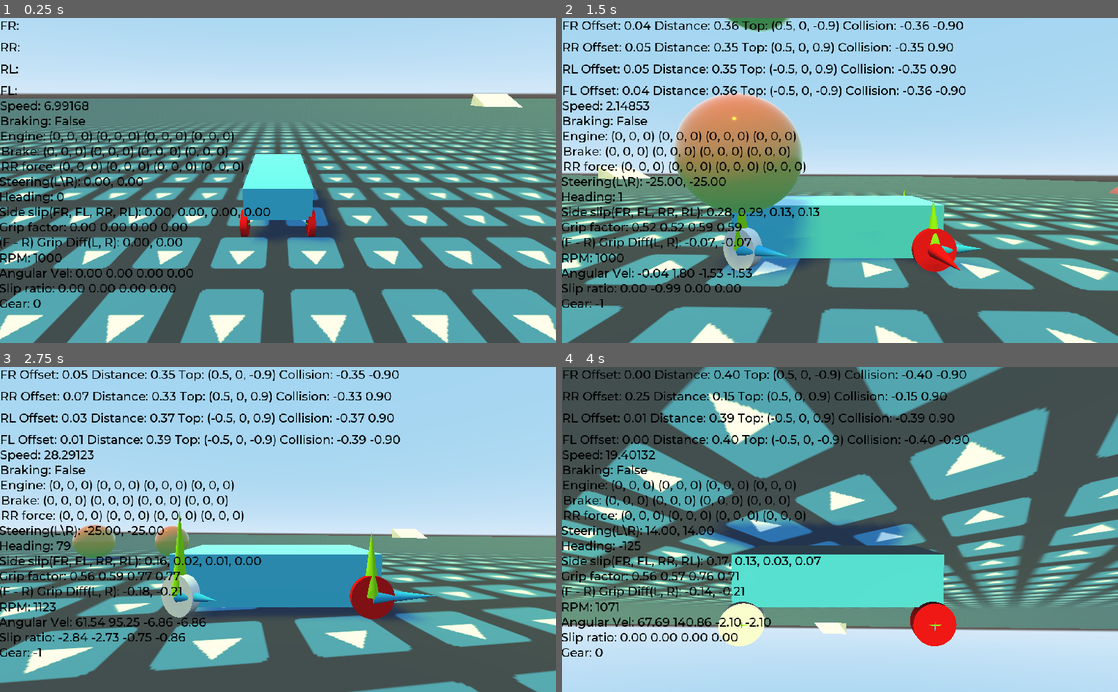
Above: before the commit, frames 1-4 (two rows, left to right).
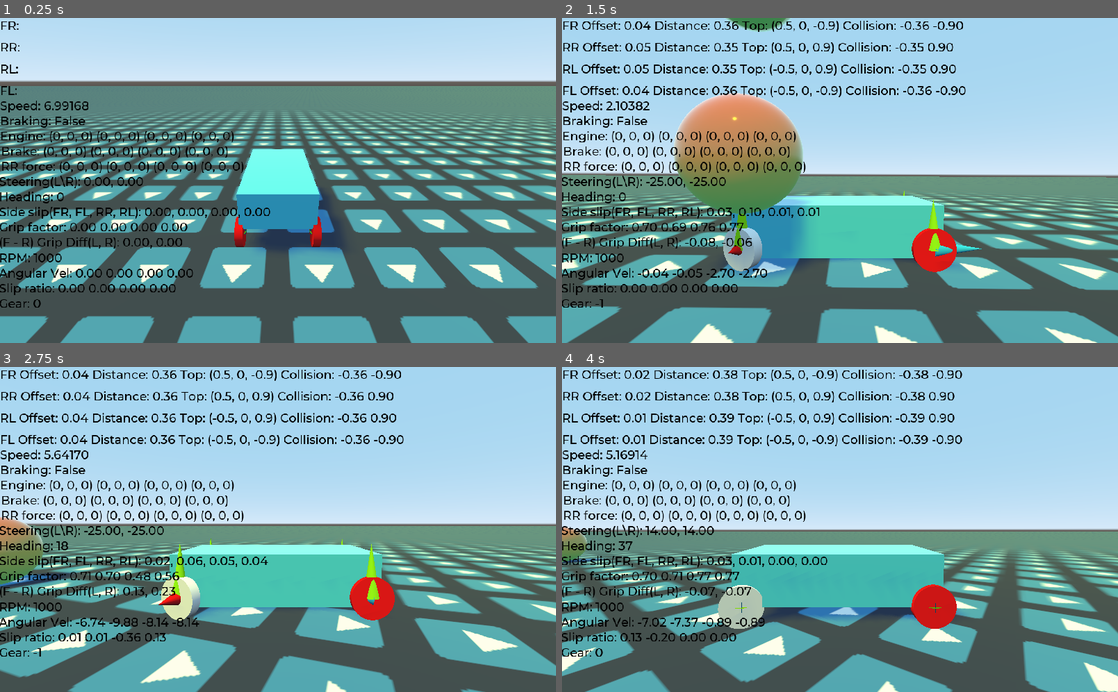
Above: after the commit, the same moments.

Repository: nxidplease/Car-Prototype
Game: Godot game, scene res://Main.tscn
Same seed, same stepped clock (60 frames per second), same inputs: the game is played once before the commit and once after it. The engine's default icon, where the game draws it, is replaced by a stand-in: a white triangle on a blue panel in a dark square.
Inputs:
- Up to frame 1 (0.25 s): no input
- Up to frame 2 (1.5 s): tap Enter (drop_ball) at 0.5, 1.35 s; hold Right (ui_right) 0.53-1.28 s; tap C (cycle_camera) at 0.6 s; tap Space (jump) at 0.77 s; hold Z (gear_down) from 1.28 s (still down)
- Up to frame 3 (2.75 s): tap Space (jump) at 1.52 s; release Z (gear_down) at 2.03 s; hold Right (ui_right) from 2.03 s (still down); tap B (look_back) at 2.1 s
- Up to frame 4 (4 s): release Right (ui_right) at 2.78 s; hold A (gear_up) 2.78-3.53 s; tap Q (look_left) at 2.85 s; tap Space (jump) at 3.02, 3.77 s; hold Left (ui_left) from 3.53 s (still down); tap E (look_right) at 3.6 s

The runs differ from the first frame. In frame 1, 43% of the frame differs, in the area x 0-100%, y 19-100%; in frame 2, 3.3%; in frame 3, 37%; in frame 4, 95%, in the area x 0-100%, y 0-100%.

Commit message:
- Fix reverse gear by using the correct signs on the slip ratio formula - Fix oscilating steering force by using

Diff:
--- a/Camera.gd
+++ b/Camera.gd
@@ -2,6 +2,9 @@
 export(NodePath) var car_path
 export(float) var up_offset = 1.5
 export(float) var back_offset = 3.5
+#export(float) var max_distance = 4
+#export(float) var min_distance = 2
+#export var height = 1.5
 
 onready var car: RigidBody = get_node(car_path)
 
@@ -10,6 +13,25 @@
 func _ready():
 	if !current:
 		set_process(false)
+
+#func cool_camera():
+#	var target = car.get_global_transform().origin
+#	var pos = get_global_transform().origin
+#
+#	var from_target = pos - target
+#
+#	# Check ranges.
+#	if from_target.length() < min_distance:
+#		from_target = from_target.normalized() * min_distance
+#	elif from_target.length() > max_distance:
+#		from_target = from_target.normalized() * max_distance
+#
+#	from_target.y = height
+#
+#	pos = target + from_target
+#
+#	look_at_from_position(pos, target, Vector3.UP)
+
 
 func _process(_delta):
 #	project car facing onto ground and normalize(important if car is tilting back/forward
--- a/Car.gd
+++ b/Car.gd
@@ -296,9 +296,17 @@
 
 #	var tire_forward_vel = ground_vel_at_wheel.project(wheel.transform.basis.z)
 #	var tire_side_vel = ground_vel_at_wheel.project(wheel.global_transform.basis.x)
-	var steering_vel = ground_vel_at_wheel.project(wheel.global_transform.basis.x)
+	# Removing any y component resulting from body roll
+#	var pure_side_dir = wheel.global_transform.basis.x - wheel.global_transform.basis.x.project(Vector3.UP)
+	var pure_side_dir = wheel.global_transform.basis.x
+	var steering_vel = ground_vel_at_wheel.project(pure_side_dir)
+
+	var steering_vel_scalar = ground_vel_at_wheel.dot(pure_side_dir)
 
 	var side_to_total_vel_ratio = steering_vel.length() / ground_vel_at_wheel.length()
+
+#	if wheel.name == 'FR':
+#		print('Steer Vel: %3.2f' % steering_vel_scalar)
 
 
 	var grip_factor
@@ -314,11 +322,11 @@
 
 	gripFactors[wheelArrIndex[wheel.name]] = grip_factor
 
-	var steer_force: Vector3 = -steering_vel * wheel.tyre_mass * grip_factor / state.step
+	var steer_force: Vector3 = -steering_vel * mass/4.0 * grip_factor / state.step
 
 	var size_before: float = steer_force.length()
 
-	steer_force = steer_force.limit_length(175.0)
+#	steer_force = steer_force.limit_length(max_steer_force)
 
 	var size_after = steer_force.length()
 
--- a/Engine.gd
+++ b/Engine.gd
@@ -89,8 +89,8 @@
 
 func update_engine(rolling_rpm: float, dt: float):
 
-	if currentGear == 0:
-		print("Help!")
+#	if currentGear == 0:
+#		print("Help!")
 
 	var rolling_eng_rpm = rolling_rpm * final_drive * gear_ratios[currentGear]
 	var rpmChange = _get_engine_torque_by_rpm(currentRpm) * throttle - engine_friction * currentRpm
--- a/FrontGripCurve.tres
+++ b/FrontGripCurve.tres
@@ -1,4 +1,4 @@
 [gd_resource type="Curve" format=2]
 
 [resource]
-_data = [ Vector2( 0, 0.6 ), 0.0, -0.261315, 0, 0, Vector2( 0.331606, 0.507955 ), -0.37392, -0.37392, 0, 0, Vector2( 0.569948, 0.107955 ), -0.0615629, -0.0615629, 0, 0, Vector2( 1, 0.0454545 ), -0.197746, 0.0, 0, 0 ]
+_data = [ Vector2( 0, 0.710227 ), 0.0, -0.261315, 0, 0, Vector2( 0.316667, 0.628409 ), -0.37392, -0.37392, 0, 0, Vector2( 0.569948, 0.107955 ), -0.0615629, -0.0615629, 0, 0, Vector2( 1, 0.0454545 ), -0.197746, 0.0, 0, 0 ]
--- a/Main.tscn
+++ b/Main.tscn
@@ -53,7 +53,7 @@
 shadow_enabled = true
 
 [node name="Car" parent="." instance=ExtResource( 1 )]
-transform = Transform( 1, 0, 0, 0, 1, 0, 0, 0, 1, 0, 2.3049, -463.153 )
+transform = Transform( 1, 0, 0, 0, 1, 0, 0, 0, 1, 0, 2.3049, -3.16119 )
 mass = 30.0
 engineForceCurve = SubResource( 4 )
 front_grip_curve = ExtResource( 9 )
@@ -73,11 +73,11 @@
 
 [node name="CarEngine" type="Node" parent="Car"]
 script = ExtResource( 10 )
-a = 500
-b = 36
-c = 0.2
-d = 5500
-f = 830
+a = 540
+b = 200
+c = 1.1
+d = 4400
+f = 4000
 engine_break = 0.1
 engine_friction = 0.05
 
@@ -242,23 +242,133 @@
 current = true
 script = ExtResource( 4 )
 car_path = NodePath("../Car")
-back_offset = 4.0
 
 [node name="Obstacle" parent="." instance=ExtResource( 6 )]
-transform = Transform( 0.361625, 0, 0.932324, 0, 1, 0, -0.932324, 0, 0.361625, -6.3145, 0.738617, -481.332 )
-collision_mask = 0
-
-[node name="Obstacle2" parent="." instance=ExtResource( 6 )]
-transform = Transform( 0.313516, 0.498367, 0.808293, -0.180222, 0.866966, -0.464639, -0.932324, 0, 0.361625, -8.22008, 0.769534, -477.08 )
-collision_mask = 0
-
-[node name="Obstacle3" parent="." instance=ExtResource( 6 )]
-transform = Transform( -0.174092, -0.021553, 0.984493, -0.287664, 0.957264, -0.0299121, -0.941776, -0.288411, -0.172853, 21.3984, 0.794165, -477.08 )
+transform = Transform( 0.361625, 0, 0.932324, 0, 1, 0, -0.932324, 0, 0.361625, -6.3145, 1.46152, -481.332 )
 collision_mask = 0
 
 [node name="Ramp" parent="." instance=ExtResource( 7 )]
 transform = Transform( 0.967237, 0, -0.253876, 0, 1, 0, 0.253876, 0, 0.967237, -37.0314, 2.50454, -425.534 )
 collision_mask = 0
+
+[node name="Obstacle3" parent="." instance=ExtResource( 6 )]
+transform = Transform( -4.37114e-08, 0, -1, 0, 1, 0, 1, 0, -4.37114e-08, -11.9169, 1.333, -413.931 )
+collision_mask = 0
+
+[node name="Obstacle4" parent="." instance=ExtResource( 6 )]
+transform = Transform( -4.37114e-08, 0, -1, 0, 1, 0, 1, 0, -4.37114e-08, -11.9169, 1.333, -413.416 )
+collision_mask = 0
+
+[node name="Obstacle5" parent="." instance=ExtResource( 6 )]
+transform = Transform( -4.37114e-08, 0, -1, 0, 1, 0, 1, 0, -4.37114e-08, -11.9169, 1.333, -412.925 )
+collision_mask = 0
+
+[node name="Obstacle6" parent="." instance=ExtResource( 6 )]
+transform = Transform( -4.37114e-08, 0, -1, 0, 1, 0, 1, 0, -4.37114e-08, -11.9169, 1.333, -412.409 )
+collision_mask = 0
+
+[node name="Obstacle7" parent="." instance=ExtResource( 6 )]
+transform = Transform( -4.37114e-08, 0, -1, 0, 1, 0, 1, 0, -4.37114e-08, -11.9169, 1.333, -411.898 )
+collision_mask = 0
+
+[node name="Obstacle8" parent="." instance=ExtResource( 6 )]
+transform = Transform( -4.37114e-08, 0, -1, 0, 1, 0, 1, 0, -4.37114e-08, -11.9169, 1.333, -411.383 )
+collision_mask = 0
+
+[node name="Obstacle9" parent="." instance=ExtResource( 6 )]
+transform = Transform( -4.37114e-08, 0, -1, 0, 1, 0, 1, 0, -4.37114e-08, -11.9169, 1.333, -410.891 )
+collision_mask = 0
+
+[node name="Obstacle11" parent="." instance=ExtResource( 6 )]
+transform = Transform( -4.37114e-08, 0, -1, 0, 1, 0, 1, 0, -4.37114e-08, -11.9169, 1.333, -409.9 )
+collision_mask = 0
+
+[node name="Obstacle12" parent="." instance=ExtResource( 6 )]
+transform = Transform( -4.37114e-08, 0, -1, 0, 1, 0, 1, 0, -4.37114e-08, -11.9169, 1.333, -409.384 )
+collision_mask = 0
+
+[node name="Obstacle13" parent="." instance=ExtResource( 6 )]
+transform = Transform( -4.37114e-08, 0, -1, 0, 1, 0, 1, 0, -4.37114e-08, -11.9169, 1.333, -408.893 )
+collision_mask = 0
+
+[node name="Obstacle14" parent="." instance=ExtResource( 6 )]
+transform = Transform( -4.37114e-08, 0, -1, 0, 1, 0, 1, 0, -4.37114e-08, -11.9169, 1.333, -408.377 )
+collision_mask = 0
+
+[node name="Obstacle15" parent="." instance=ExtResource( 6 )]
+transform = Transform( -4.37114e-08, 0, -1, 0, 1, 0, 1, 0, -4.37114e-08, -11.9169, 1.333, -407.866 )
+collision_mask = 0
+
+[node name="Obstacle16" parent="." instance=ExtResource( 6 )]
+transform = Transform( -4.37114e-08, 0, -1, 0, 1, 0, 1, 0, -4.37114e-08, -11.9169, 1.333, -407.351 )
+collision_mask = 0
+
+[node name="Obstacle17" parent="." instance=ExtResource( 6 )]
+transform = Transform( -4.37114e-08, 0, -1, 0, 1, 0, 1, 0, -4.37114e-08, -11.9169, 1.333, -406.86 )
+collision_mask = 0
+
+[node name="Obstacle18" parent="." instance=ExtResource( 6 )]
+transform = Transform( -4.37114e-08, 0, -1, 0, 1, 0, 1, 0, -4.37114e-08, -11.9169, 1.333, -406.483 )
+collision_mask = 0
+
+[node name="Obstacle19" parent="." instance=ExtResource( 6 )]
+transform = Transform( -4.37114e-08, 0, -1, 0, 1, 0, 1, 0, -4.37114e-08, -11.9169, 1.333, -405.968 )
+collision_mask = 0
+
+[node name="Obstacle20" parent="." instance=ExtResource( 6 )]
+transform = Transform( -4.37114e-08, 0, -1, 0, 1, 0, 1, 0, -4.37114e-08, -11.9169, 1.333, -405.477 )
+collision_mask = 0
+
+[node name="Obstacle21" parent="." instance=ExtResource( 6 )]
+transform = Transform( -4.37114e-08, 0, -1, 0, 1, 0, 1, 0, -4.37114e-08, -11.9169, 1.333, -404.961 )
+collision_mask = 0
+
+[node name="Obstacle22" parent="." instance=ExtResource( 6 )]
+transform = Transform( -4.37114e-08, 0, -1, 0, 1, 0, 1, 0, -4.37114e-08, -11.9169, 1.333, -404.45 )
+collision_mask = 0
+
+[node name="Obstacle23" parent="." instance=ExtResource( 6 )]
+transform = Transform( -4.37114e-08, 0, -1, 0, 1, 0, 1, 0, -4.37114e-08, -11.9169, 1.333, -403.935 )
+collision_mask = 0
+
+[node name="Obstacle24" parent="." instance=ExtResource( 6 )]
+transform = Transform( -4.37114e-08, 0, -1, 0, 1, 0, 1, 0, -4.37114e-08, -11.9169, 1.333, -403.443 )
+collision_mask = 0
+
+[node name="Obstacle25" parent="." instance=ExtResource( 6 )]
+transform = Transform( -4.37114e-08, 0, -1, 0, 1, 0, 1, 0, -4.37114e-08, -11.9169, 1.333, -402.909 )
+collision_mask = 0
+
+[node name="Obstacle26" parent="." instance=ExtResource( 6 )]
+transform = Transform( -4.37114e-08, 0, -1, 0, 1, 0, 1, 0, -4.37114e-08, -11.9169, 1.333, -402.393 )
+collision_mask = 0
+
+[node name="Obstacle27" parent="." instance=ExtResource( 6 )]
+transform = Transform( -4.37114e-08, 0, -1, 0, 1, 0, 1, 0, -4.37114e-08, -11.9169, 1.333, -401.902 )
+collision_mask = 0
+
+[node name="Obstacle28" parent="." instance=ExtResource( 6 )]
+transform = Transform( -4.37114e-08, 0, -1, 0, 1, 0, 1, 0, -4.37114e-08, -11.9169, 1.333, -401.386 )
+collision_mask = 0
+
+[node name="Obstacle29" parent="." instance=ExtResource( 6 )]
+transform = Transform( -4.37114e-08, 0, -1, 0, 1, 0, 1, 0, -4.37114e-08, -11.9169, 1.333, -400.875 )
+collision_mask = 0
+
+[node name="Obstacle30" parent="." instance=ExtResource( 6 )]
+transform = Transform( -4.37114e-08, 0, -1, 0, 1, 0, 1, 0, -4.37114e-08, -11.9169, 1.333, -400.36 )
+collision_mask = 0
+
+[node name="Obstacle31" parent="." instance=ExtResource( 6 )]
+transform = Transform( -4.37114e-08, 0, -1, 0, 1, 0, 1, 0, -4.37114e-08, -11.9169, 1.333, -399.868 )
+collision_mask = 0
+
+[node name="Obstacle10" parent="." instance=ExtResource( 6 )]
+transform = Transform( -4.37114e-08, 0, -1, 0, 1, 0, 1, 0, -4.37114e-08, -11.9169, 1.333, -410.376 )
+collision_mask = 0
+
+[node name="Rattle" type="Spatial" parent="."]
+transform = Transform( 1, 0, 0, 0, 1, 0, 0, 0, 1, -17.8701, -0.228253, -406.886 )
 
 [connection signal="update_angular_vel" from="Car" to="." method="_on_Car_update_angular_vel"]
 [connection signal="update_offset" from="Car" to="." method="_on_Car_update_offset"]
--- a/Obstacle.tscn
+++ b/Obstacle.tscn
@@ -20,7 +20,9 @@
 mode = 1
 
 [node name="MeshInstance" type="MeshInstance" parent="."]
+transform = Transform( 0.25, 0, 0, 0, 0.25, 0, 0, 0, 5, 0, 0, 0 )
 mesh = SubResource( 2 )
 
 [node name="CollisionShape" type="CollisionShape" parent="."]
+transform = Transform( 0.25, 0, 0, 0, 0.25, 0, 0, 0, 5, 0, 0, 0 )
 shape = SubResource( 3 )
--- a/RearGripCurve.tres
+++ b/RearGripCurve.tres
@@ -1,4 +1,4 @@
 [gd_resource type="Curve" format=2]
 
 [resource]
-_data = [ Vector2( 0, 0.775 ), 0.0, -0.11697, 0, 0, Vector2( 0.352332, 0.173864 ), -0.179954, -0.179954, 0, 0, Vector2( 1, 0.0465909 ), -0.196509, 0.0, 1, 0 ]
+_data = [ Vector2( 0, 0.775 ), 0.0, -0.11697, 0, 0, Vector2( 0.1, 0.2 ), -0.179954, -0.179954, 0, 0, Vector2( 1, 0.0738636 ), -0.140152, 0.0, 1, 0 ]
--- a/Wheel.gd
+++ b/Wheel.gd
@@ -26,6 +26,9 @@
 
 class_name Wheel
 
+func _ready():
+	cast_to = Vector3.DOWN * (default_dist_from_groud + tyre_radius)
+
 func calc_spring_force_for_wheel(collisionPoint: Vector3):
 	var localCollisionPoint = car_body.to_local(collisionPoint)
 	var distance = translation.distance_to(localCollisionPoint)
@@ -144,7 +147,7 @@
 #		print("%.0f %.3f %.3f" % [drive_change, angularVelChange * dt, angular_vel])
 
 func get_wheel_body_space_location() -> Vector3:
-	return transform * $Tyre.translation
+	return transform.xform($Tyre.translation)
 
 func _process(_delta):
 	#force_raycast_update()
@@ -195,6 +198,6 @@
 	var slipRatio = 0.0
 
 	if is_colliding():
-		slipRatio = contact_vel / rolling_vel - 1
+		slipRatio = contact_vel / abs(rolling_vel) - sign(rolling_vel)
 
 	return slipRatio
